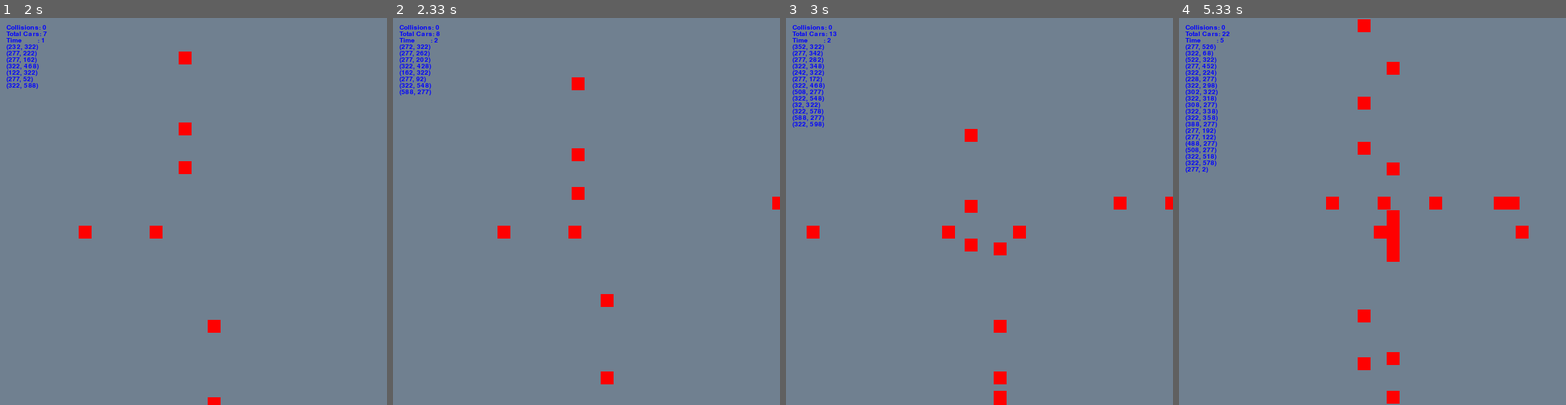
Above: before the commit, frames 1-4 (left to right).
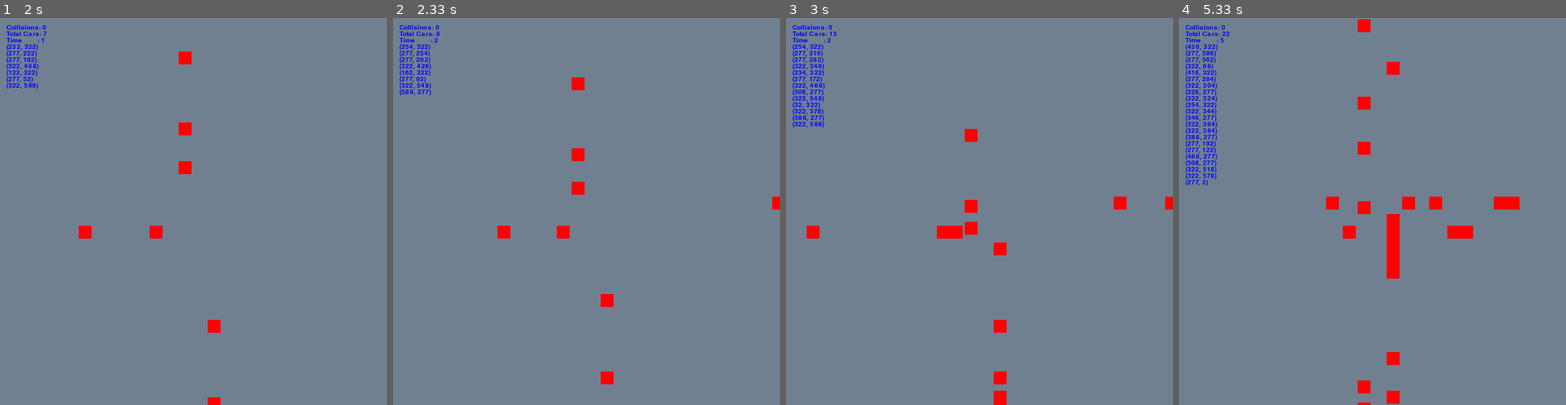
Above: after the commit, the same moments.

Repository: willluer/intersectionSimulation
Game: pygame game, started from Game.py
Same seed, same stepped clock (60 frames per second), same inputs: the game is played once before the commit and once after it.
Inputs:
- Up to frame 1 (2 s): no input
- Up to frame 2 (2.33 s): no input
- Up to frame 3 (3 s): no input
- Up to frame 4 (5.33 s): no input

Frame 1 is identical in both runs. In frame 2, 0.3% of the frame differs, in the area x 3-50%, y 6-57%; in frame 3, 0.5%; in frame 4, 2.5%, in the area x 1-91%, y 6-100%.

Commit message:
added basic light change pattern: repeat(north/south, none, east/west, none)

Diff:
--- a/Game.py
+++ b/Game.py
@@ -34,6 +34,8 @@
 
     def __init__(self):
         self.cooldown = 0
+        self.light_change = 0
+
         self.screen = pg.display.set_mode((w, h))
         self.cars = pg.sprite.Group()
 
@@ -48,6 +50,9 @@
         global total_cars
         # every 5th frame have a chance at adding a car
         self.cooldown = (self.cooldown + 1) % 5
+
+        # every 20 frames, change lights
+        self.light_change = (self.light_change + 1) % 150
 
         if self.cooldown == 0:
             add_car = randint(0, 10)
@@ -75,6 +80,15 @@
                 newCar.kill()
                 newCar.image.fill(BACKGROUND_COLOR)
                 total_cars -= 1
+
+        if self.light_change < 40:
+            self.green_lights = [Direction.North, Direction.South]
+        elif self.light_change < 80:
+            self.green_lights = []
+        elif self.light_change < 120:
+            self.green_lights = [Direction.East, Direction.West]
+        else:
+            self.green_lights = []
 
         global car_pos
         car_pos = []
